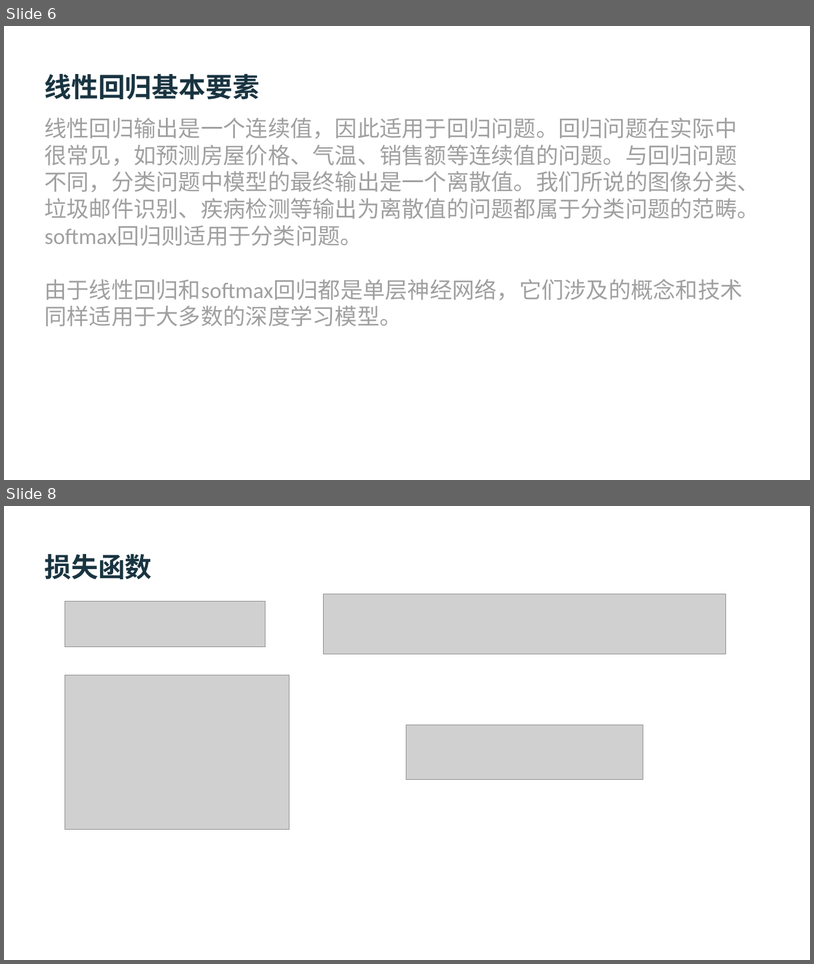
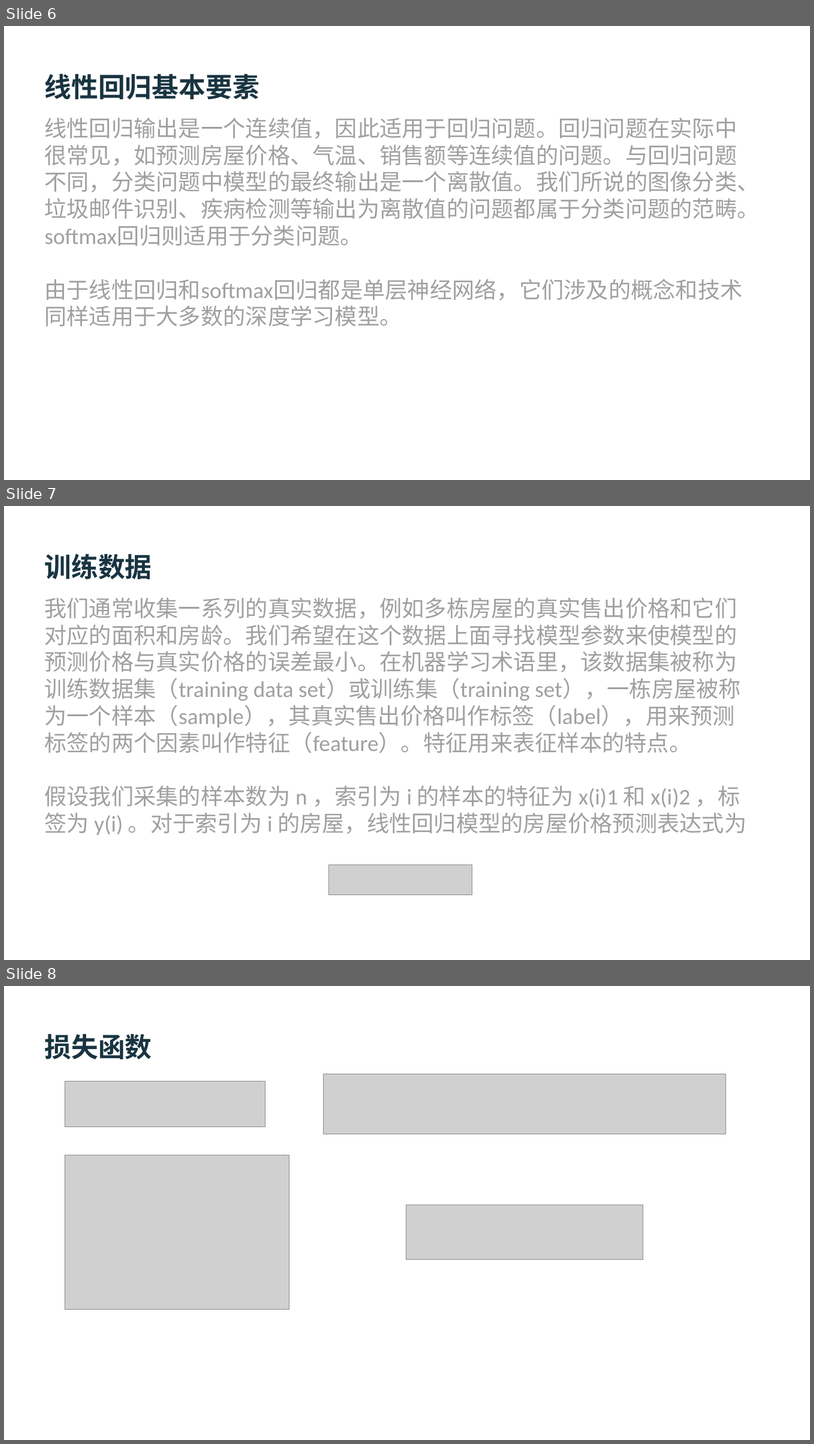
Before and after one commit to ceteongvanness/eventdemo, a slide deck: Dive into Deep Learning/2. Linear Regression-CH.pptx. Shown one above the other, each under a label of ours: slides 6 and 8 before the commit, slides 6, 7 and 8 after it; the slides between them are not shown. The pictures are 814x964 and 814x1444 pixels, drawn with LibreOffice and Linux fonts; fonts in the diff are those of the drawing; grey boxes stand for pictures. Boxes give left, top, right and bottom in pixels: in the first picture for what was removed or moved away, otherwise in the second. Text is boxed around its words. In the diff, an @@ line names an element or a change of style, - is before the commit and + after.

```diff
--- a/Dive into Deep Learning/2. Linear Regression-CH.pptx
+++ b/Dive into Deep Learning/2. Linear Regression-CH.pptx
@@ slide 7 added at (4, 506, 810, 960), background #FFFFFF @@
@@ title added at (45, 553, 152, 579), 32 pt, text #193441, bold @@
+训练数据
@@ title added at (45, 598, 747, 835), 26.7 pt, text #A0A0A0 @@
+我们通常收集一系列的真实数据，例如多栋房屋的真实售出价格和它们对应的面积和房龄。我们希望在这个数据上面寻找模型参数来使模型的预测价格与真实价格的误差最小。在机器学习术语里，该数据集被称为训练数据集（training data set）或训练集（training set），一栋房屋被称为一个样本（sample），其真实售出价格叫作标签（label），用来预测标签的两个因素叫作特征（feature）。特征用来表征样本的特点。
+假设我们采集的样本数为 n ，索引为 i 的样本的特征为 x(i)1 和 x(i)2 ，标签为 y(i) 。对于索引为 i 的房屋，线性回归模型的房屋价格预测表达式为
@@ picture added at (329, 865, 473, 894) @@
```
Also in this commit, not shown: 2 slides removed, 1 other file.
